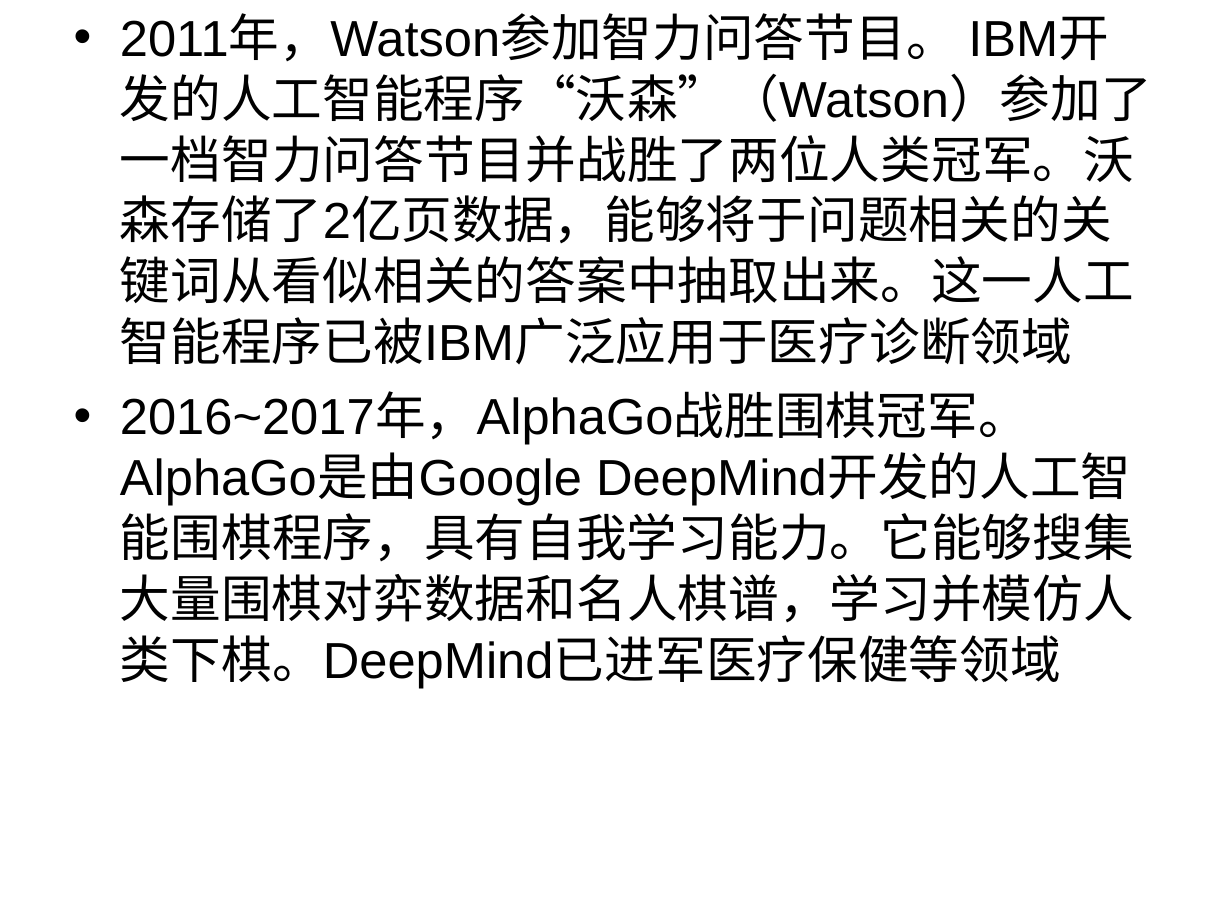
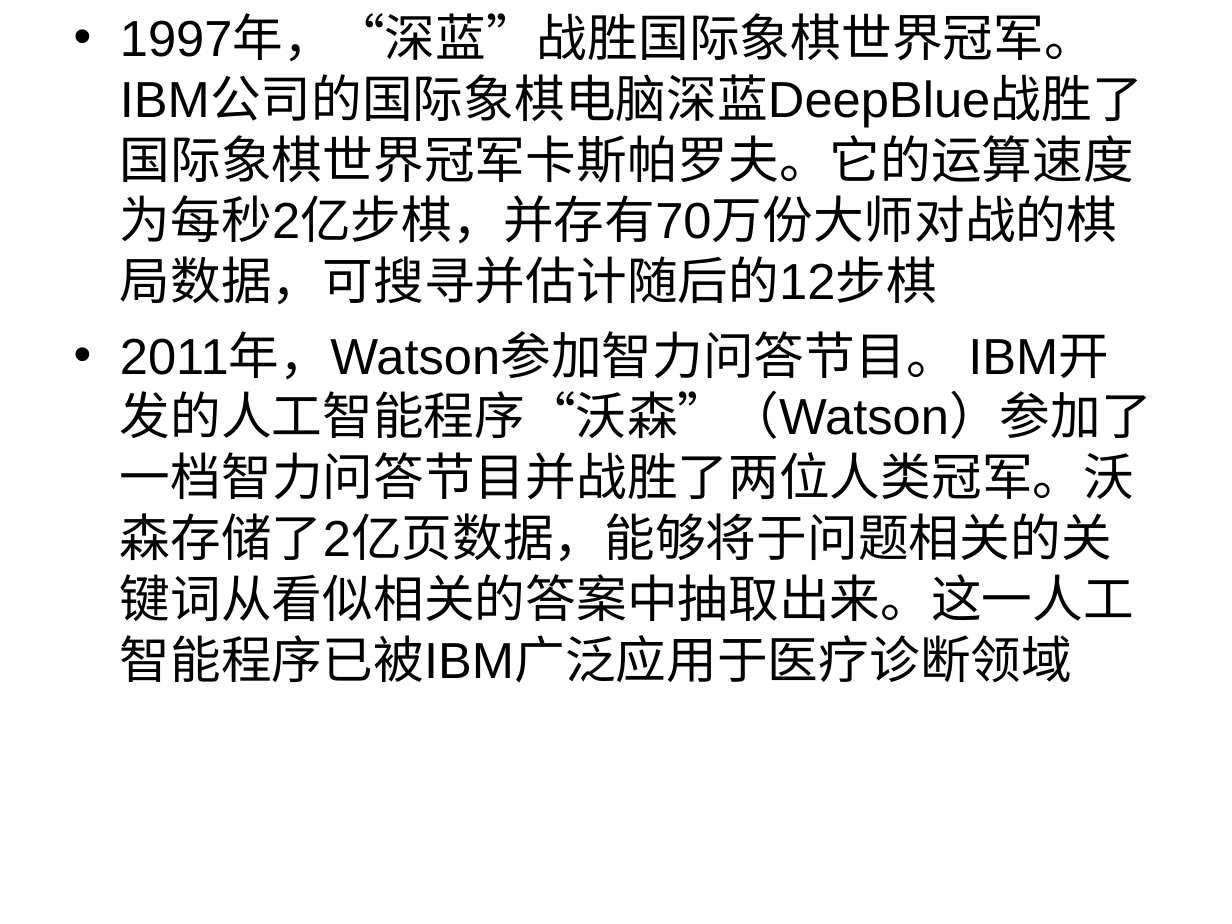
Before and after one commit to zhijie-ai/RL, a slide deck: slide 10 of rl-rec-practice/topk/code/AI的过去现在及未来.ppt (slide 11 before the commit). Drawn at 1232x924 pixels with LibreOffice and Linux fonts; fonts in the diff are those of the drawing. Boxes give left, top, right and bottom in pixels: in the first picture for what was removed or moved away, otherwise in the second. Text is boxed around its words. In the diff, an @@ line names an element or a change of style, - is before the commit and + after.

Commit message:
PPT

```diff
--- a/rl-rec-practice/topk/code/AI的过去现在及未来.ppt
+++ b/rl-rec-practice/topk/code/AI的过去现在及未来.ppt
@@ text at (x1=120, y1=16, x2=1134, y2=304): paragraph added @@
+• 1997年，“深蓝”战胜国际象棋世界冠军。IBM公司的国际象棋电脑深蓝DeepBlue战胜了国际象棋世界冠军卡斯帕罗夫。它的运算速度为每秒2亿步棋，并存有70万份大师对战的棋局数据，可搜寻并估计随后的12步棋
@@ text at (x1=120, y1=394, x2=1134, y2=689): paragraph removed @@
-• 2016~2017年，AlphaGo战胜围棋冠军。AlphaGo是由Google DeepMind开发的人工智能围棋程序，具有自我学习能力。它能够搜集大量围棋对弈数据和名人棋谱，学习并模仿人类下棋。DeepMind已进军医疗保健等领域
```
Also in this commit, not shown: 6 other slides changed, 5 slides added, 2 slides removed.
